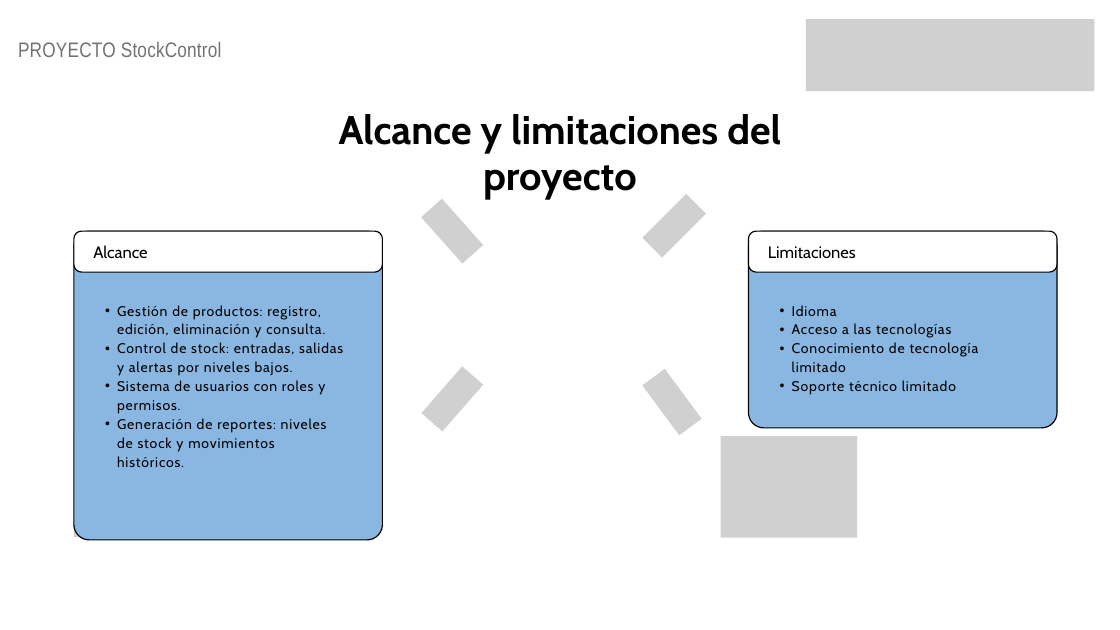
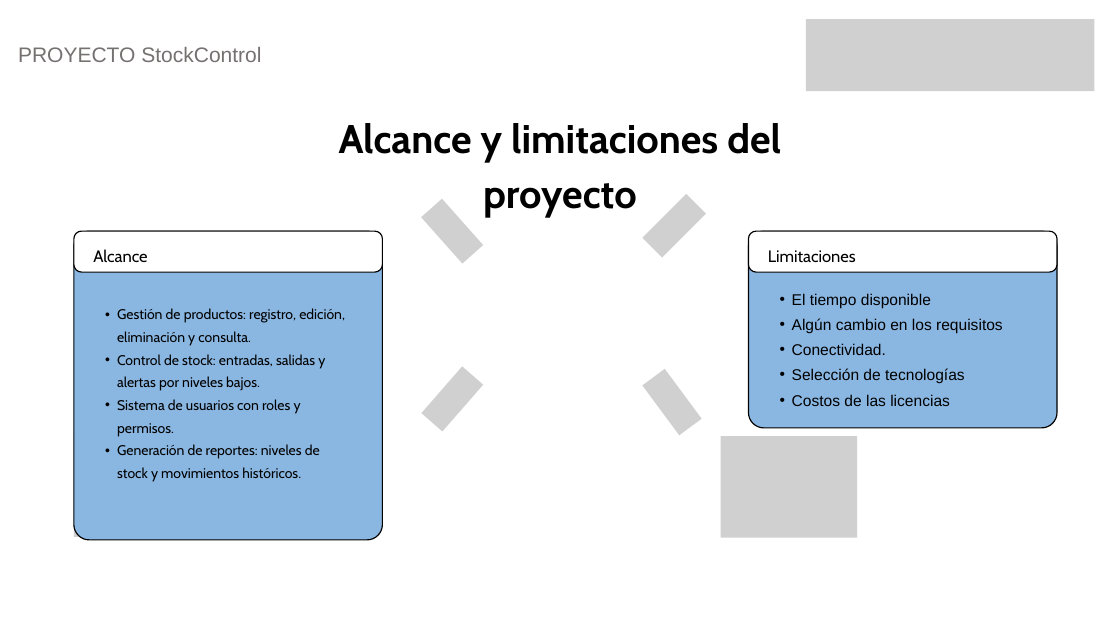
Before and after one commit to NovemiP/CP_PTY4614_4_EQP_4, a slide deck: slide 5 of Fase 2/Evidencias Proyecto/Presentacion Proyecto.pptx. Drawn at 1120x630 pixels with LibreOffice and Linux fonts; fonts in the diff are those of the drawing; grey boxes stand for pictures; background and template pictures are left out. Boxes give left, top, right and bottom in pixels: in the first picture for what was removed or moved away, otherwise in the second. Text is boxed around its words. In the diff, an @@ line names an element or a change of style, - is before the commit and + after.

```diff
--- a/Fase 2/Evidencias Proyecto/Presentacion Proyecto.pptx
+++ b/Fase 2/Evidencias Proyecto/Presentacion Proyecto.pptx
@@ text "PROYECTO StockControl" at (x1=18, y1=47, x2=261, y2=62): font Arial Narrow to Arial, letter spacing 0.2 to 0 pt; line spacing 32.4pt to 1.2 @@
@@ text "Alcance y limitaciones del proyecto" at (x1=339, y1=123, x2=781, y2=218): line spacing 59.8pt to 1.16 @@
@@ text "Alcance" at (x1=93, y1=249, x2=147, y2=262): line spacing 24.9pt to 1.17 @@
@@ text "Limitaciones" at (x1=768, y1=250, x2=856, y2=263): line spacing 24.9pt to 1.17 @@
@@ text added at (x1=792, y1=293, x2=1003, y2=406), 20 pt, text #000000 @@
+  • El tiempo disponible
+  • Algún cambio en los requisitos
+  • Conectividad.
+  • Selección de tecnologías
+  • Costos de las licencias
@@ text "Gestión de productos: registro, edición, ..." at (x1=117, y1=308, x2=345, y2=482): letter spacing 1.1 to 0 pt; line spacing 24.3pt to 1.35 @@
@@ text removed at (x1=792, y1=305, x2=979, y2=395) @@
-  • Idioma
-  • Acceso a las tecnologías
-  • Conocimiento de tecnología limitado
-  • Soporte técnico limitado
```
Also in this commit, not shown: 12 other slides changed, 1 slide added, 1 slide removed.
